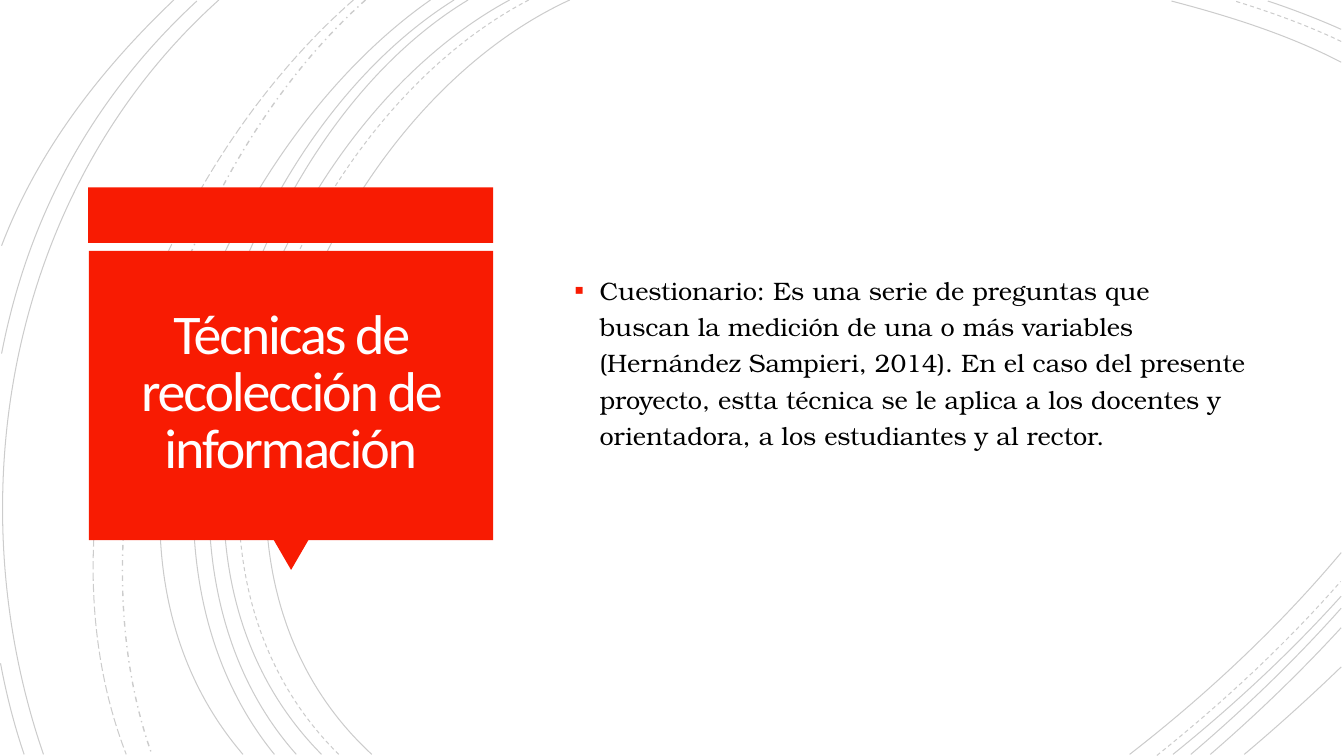
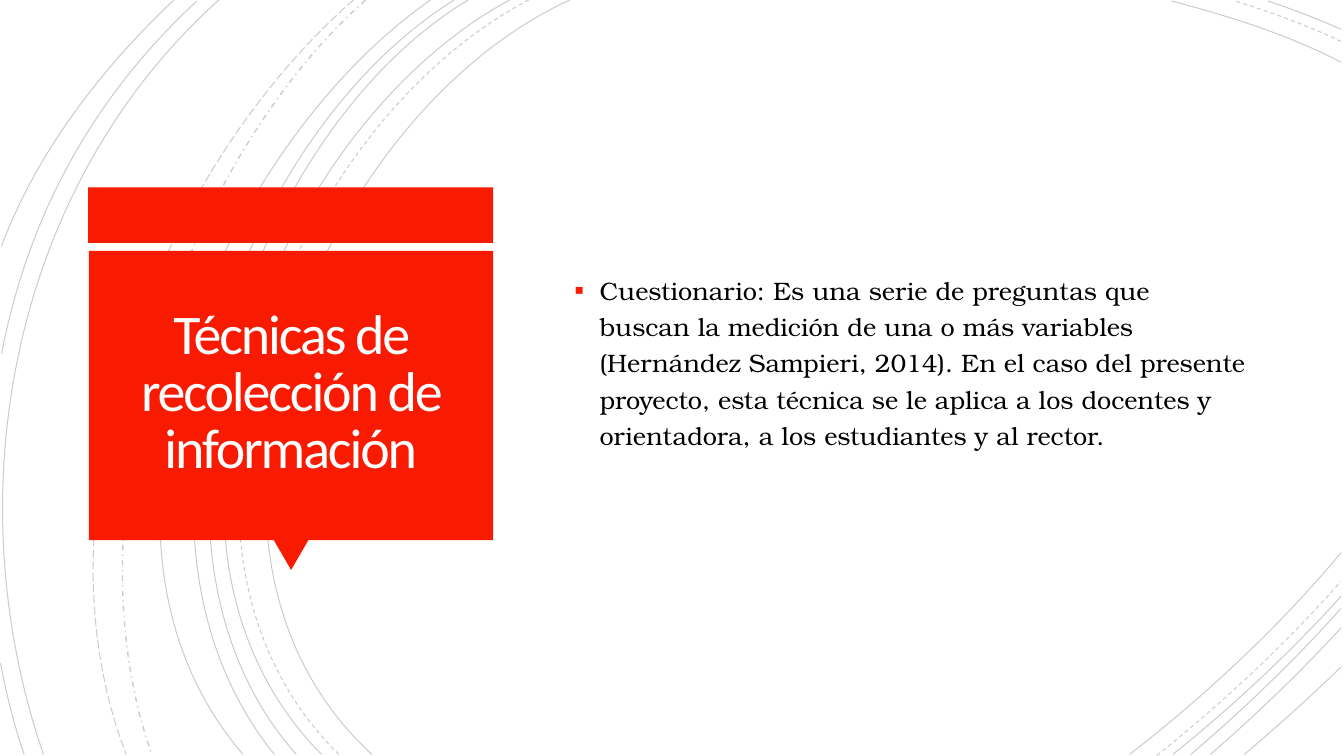
Before and after one commit to Dillan444/PROYECTO_SENA, a slide deck: slide 21 of PLANTEAMIENTO_DEL_PROBLEMA.pptx. Drawn at 1344x756 pixels with LibreOffice and Linux fonts; fonts in the diff are those of the drawing. Boxes give left, top, right and bottom in pixels: in the first picture for what was removed or moved away, otherwise in the second. Text is boxed around its words. In the diff, an @@ line names an element or a change of style, - is before the commit and + after.

```diff
--- a/PLANTEAMIENTO_DEL_PROBLEMA.pptx
+++ b/PLANTEAMIENTO_DEL_PROBLEMA.pptx
@@ text at (600,282,1245,451): text changed @@
-▪ Cuestionario: Es una serie de preguntas que buscan la medición de una o más variables (Hernández Sampieri, 2014). En el caso del presente proyecto, estta técnica se le aplica a los docentes y orientadora, a los estudiantes y al rector.
+▪ Cuestionario: Es una serie de preguntas que buscan la medición de una o más variables (Hernández Sampieri, 2014). En el caso del presente proyecto, esta técnica se le aplica a los docentes y orientadora, a los estudiantes y al rector.
```
Also in this commit, not shown: 2 other slides changed, 2 slides added, 1 other file.
